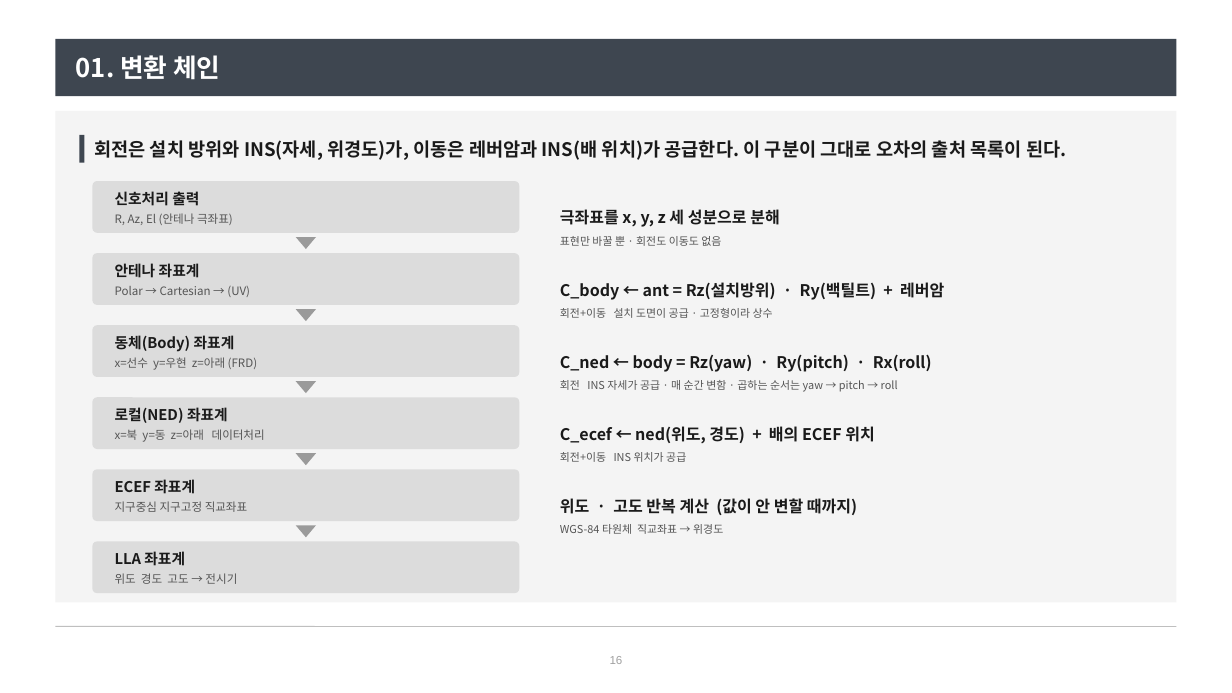
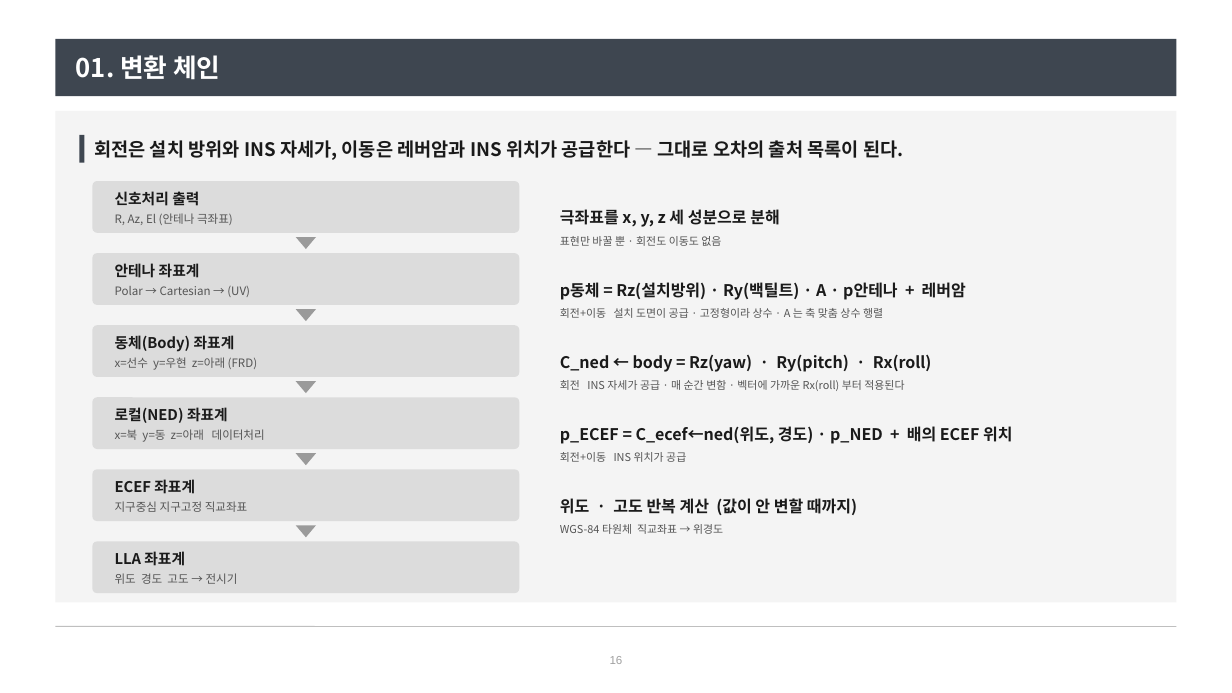
Before and after one commit to harley-hwan/radar-sw-study, a slide deck: slide 16 of Part2_CoordFrames/ref/산출물/좌표계와_좌표변환.pptx. Drawn at 1232x693 pixels with LibreOffice and Linux fonts; fonts in the diff are those of the drawing. Boxes give left, top, right and bottom in pixels: in the first picture for what was removed or moved away, otherwise in the second. Text is boxed around its words. In the diff, an @@ line names an element or a change of style, - is before the commit and + after.

```diff
--- a/Part2_CoordFrames/ref/산출물/좌표계와_좌표변환.pptx
+++ b/Part2_CoordFrames/ref/산출물/좌표계와_좌표변환.pptx
@@ text at box(94, 140, 903, 160): text changed @@
-회전은 설치 방위와 INS(자세, 위경도)가, 이동은 레버암과 INS(배 위치)가 공급한다. 이 구분이 그대로 오차의 출처 목록이 된다.
+회전은 설치 방위와 INS 자세가, 이동은 레버암과 INS 위치가 공급한다 — 그대로 오차의 출처 목록이 된다.
@@ text at box(560, 282, 966, 318): text changed @@
-C_body ← ant = Rz(설치방위) · Ry(백틸트) + 레버암
-회전+이동 설치 도면이 공급 · 고정형이라 상수
+p동체 = Rz(설치방위) · Ry(백틸트) · A · p안테나 + 레버암
+회전+이동 설치 도면이 공급 · 고정형이라 상수 · A 는 축 맞춤 상수 행렬
@@ text at box(560, 380, 904, 391): text changed @@
-회전 INS 자세가 공급 · 매 순간 변함 · 곱하는 순서는 yaw → pitch → roll
+회전 INS 자세가 공급 · 매 순간 변함 · 벡터에 가까운 Rx(roll) 부터 적용된다
@@ text at box(560, 426, 1012, 444): text changed @@
-C_ecef ← ned(위도, 경도) + 배의 ECEF 위치
+p_ECEF = C_ecef←ned(위도, 경도) · p_NED + 배의 ECEF 위치
```
Also in this commit, not shown: 15 other slides changed, 1 other file.
